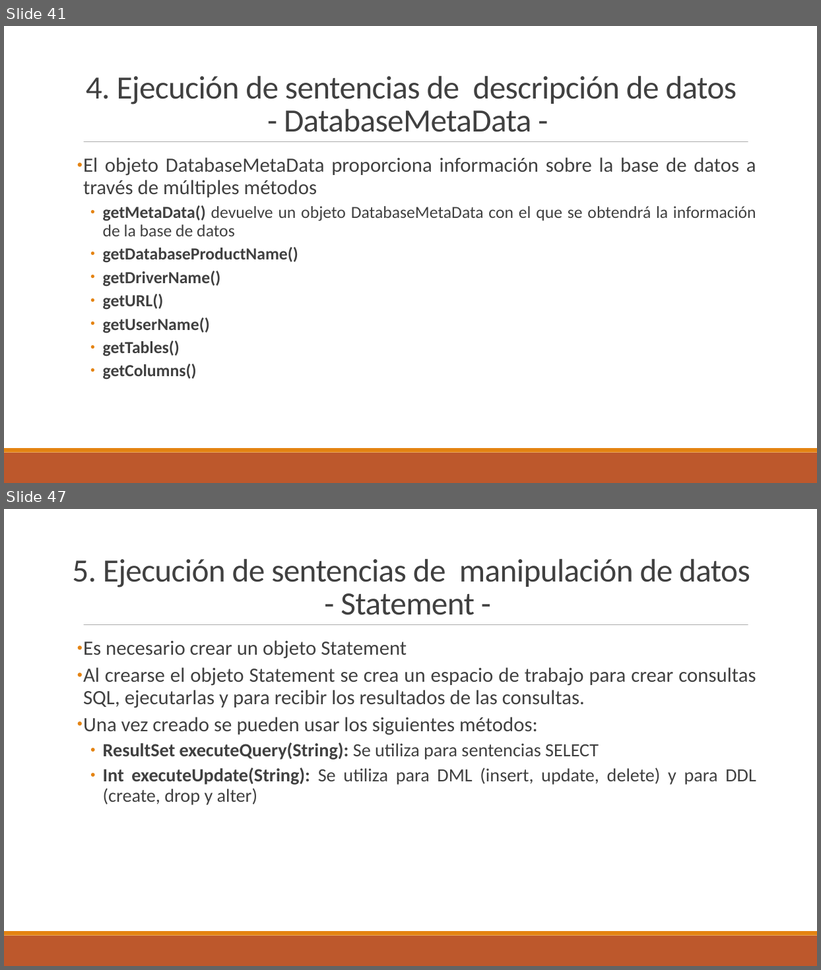
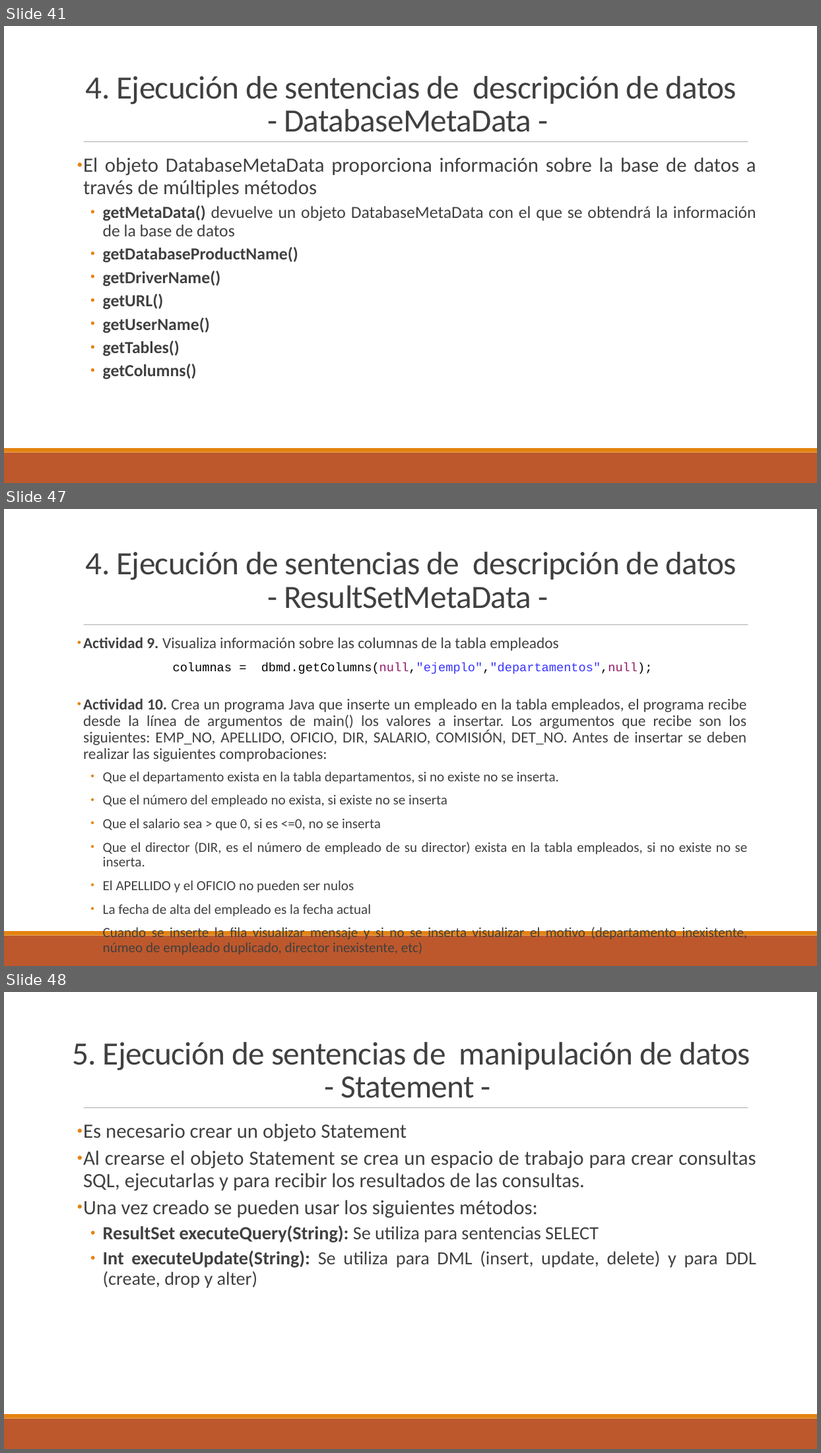
Before and after one commit to DanielTamargo/AD-Ion, a slide deck: UD2-Manejo_de_conectores.pptx. Shown one above the other, each under a label of ours: slides 41 and 47 before the commit, slides 41, 47 and 48 after it; the slides between them are not shown. The pictures are 821x970 and 821x1453 pixels, drawn with LibreOffice and Linux fonts; fonts in the diff are those of the drawing. Boxes give left, top, right and bottom in pixels: in the first picture for what was removed or moved away, otherwise in the second. Text is boxed around its words. In the diff, an @@ line names an element or a change of style, - is before the commit and + after.

Commit message:
PPT actualizado

```diff
--- a/UD2-Manejo_de_conectores.pptx
+++ b/UD2-Manejo_de_conectores.pptx
@@ slide 47 added at bbox=[4, 509, 817, 966], background #FFFFFF; not listed: 3 template elements that a slide beside it also shows @@
@@ text added at bbox=[86, 551, 737, 609], 38.4 pt, text #404040 @@
+4. Ejecución de sentencias de descripción de datos
+- ResultSetMetaData -
@@ text added at bbox=[83, 637, 748, 955], 16.4 pt, text #404040 @@
+• Actividad 9. Visualiza información sobre las columnas de la tabla empleados
+columnas = dbmd.getColumns(null,"ejemplo","departamentos",null);
+• Actividad 10. Crea un programa Java que inserte un empleado en la tabla empleados, el programa recibe desde la línea de argumentos de main() los valores a insertar. Los argumentos que recibe son los siguientes: EMP_NO, APELLIDO, OFICIO, DIR, SALARIO, COMISIÓN, DET_NO. Antes de insertar se deben realizar las siguientes comprobaciones:
+  • Que el departamento exista en la tabla departamentos, si no existe no se inserta.
+  • Que el número del empleado no exista, si existe no se inserta
+  • Que el salario sea > que 0, si es <=0, no se inserta
+  • Que el director (DIR, es el número de empleado de su director) exista en la tabla empleados, si no existe no se inserta.
+  • El APELLIDO y el OFICIO no pueden ser nulos
+  • La fecha de alta del empleado es la fecha actual
+  • Cuando se inserte la fila visualizar mensaje y si no se inserta visualizar el motivo (departamento inexistente, númeo de empleado duplicado, director inexistente, etc)
@@ what was slide 47 is now slide 48 @@
```
Also in this commit, not shown: 5 slides changed, 1 other slide added, 1 slide removed.
